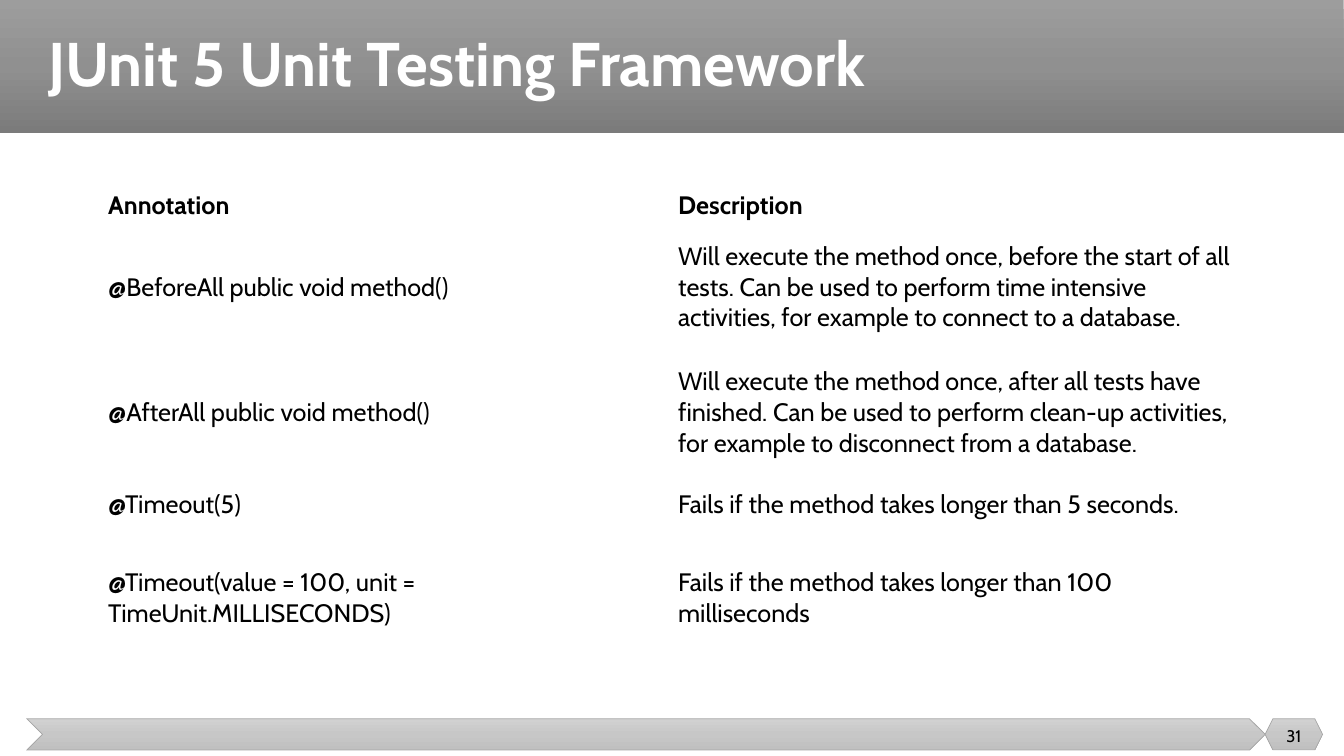
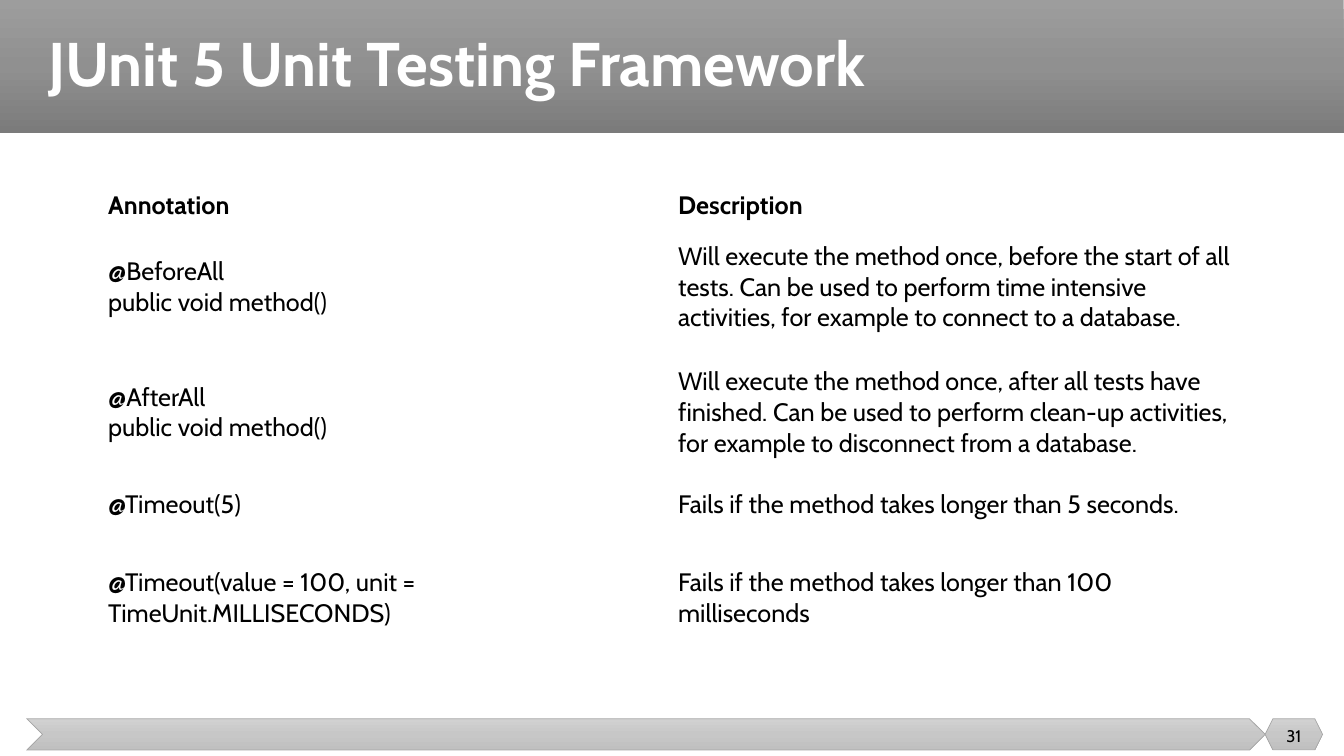
Before and after one commit to nashurgessa/Software-Testing-batch-2022-23, a slide deck: slide 31 of slides/L16 JUnit Assertion Methods & Best Practices.pptx. Drawn at 1344x756 pixels with LibreOffice and Linux fonts; fonts in the diff are those of the drawing. Boxes give left, top, right and bottom in pixels: in the first picture for what was removed or moved away, otherwise in the second. Text is boxed around its words. In the diff, an @@ line names an element or a change of style, - is before the commit and + after.

```diff
--- a/slides/L16 JUnit Assertion Methods & Best Practices.pptx
+++ b/slides/L16 JUnit Assertion Methods & Best Practices.pptx
@@ table at [103, 187, 1244, 661] @@
-row 2, column 1: @BeforeAll public void method()
+row 2, column 1: @BeforeAll / public void method()
-row 3, column 1: @AfterAll public void method()
+row 3, column 1: @AfterAll / public void method()
```
Also in this commit, not shown: 2 other slides changed, 2 other files.
